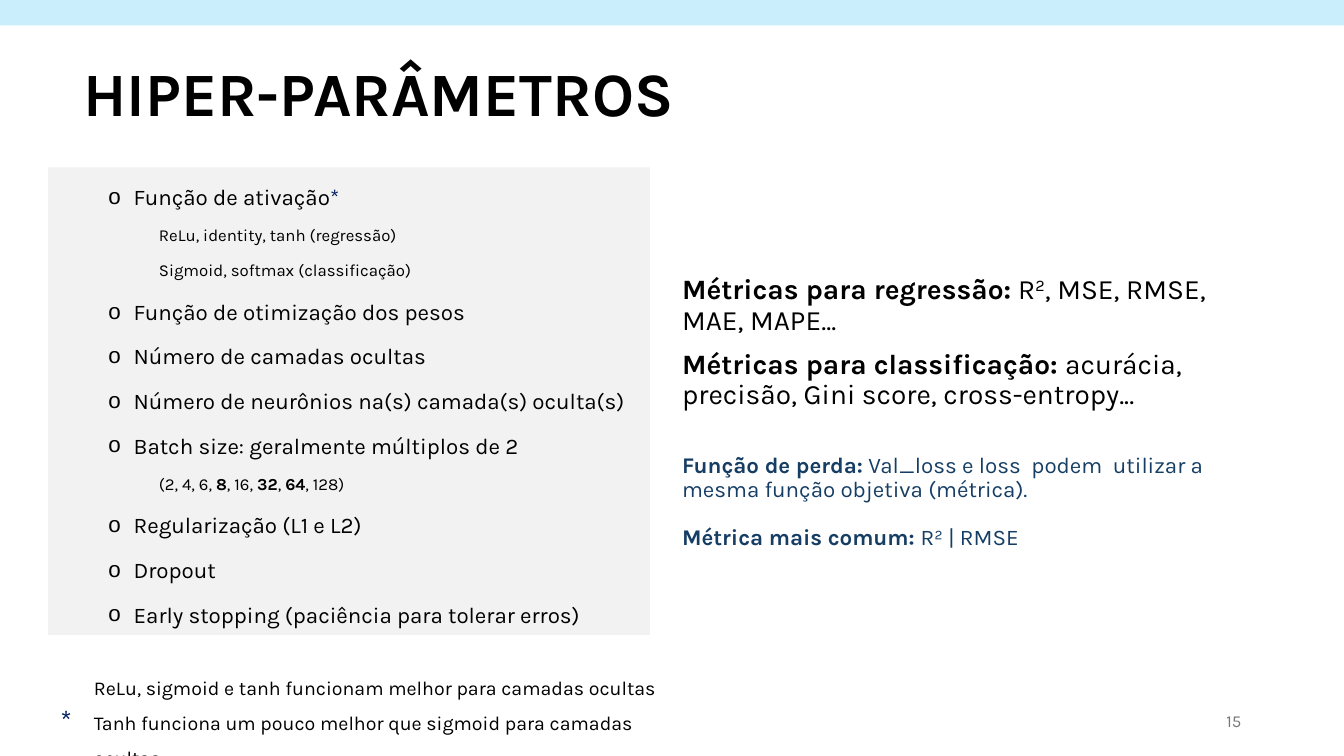
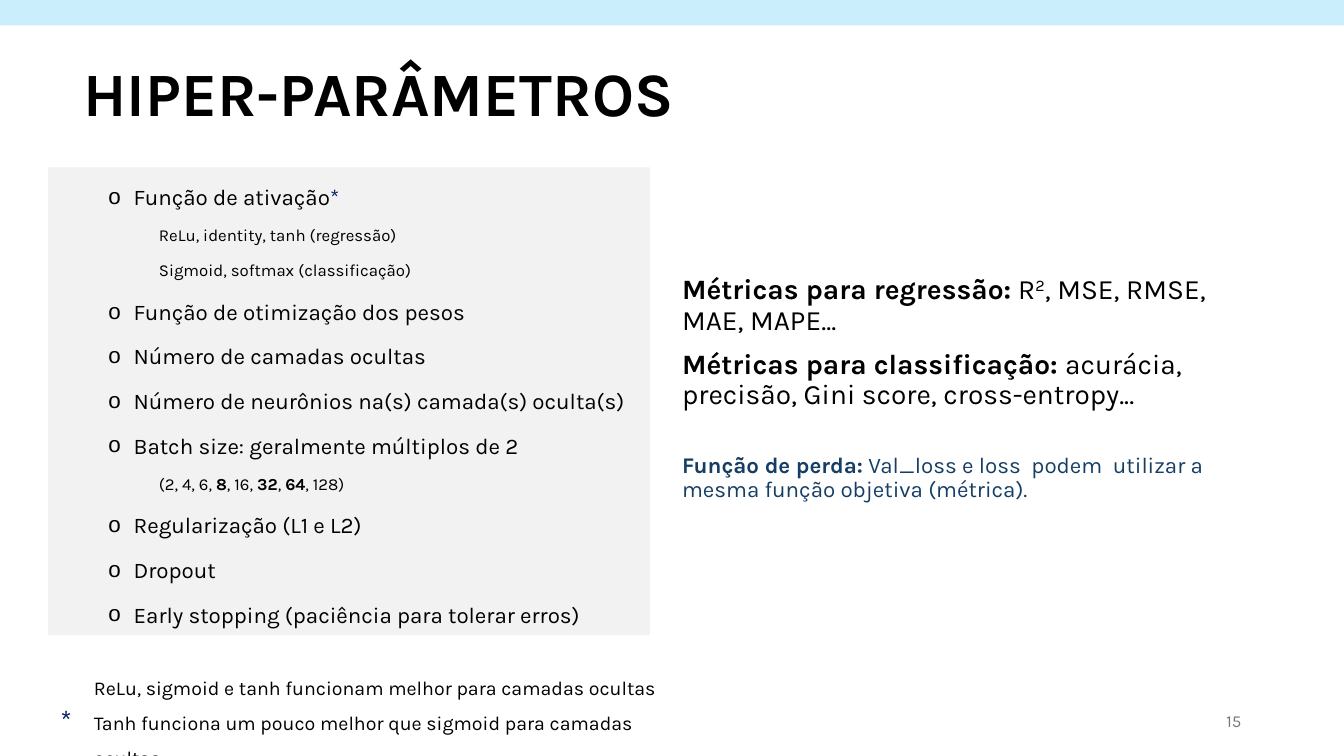
Before and after one commit to OviedoVR/ML_especializacao, a slide deck: slide 15 of assets/MachineLearning_RedesNeurais.pptx. Drawn at 1344x756 pixels with LibreOffice and Linux fonts; fonts in the diff are those of the drawing. Boxes give left, top, right and bottom in pixels: in the first picture for what was removed or moved away, otherwise in the second. Text is boxed around its words. In the diff, an @@ line names an element or a change of style, - is before the commit and + after.

```diff
--- a/assets/MachineLearning_RedesNeurais.pptx
+++ b/assets/MachineLearning_RedesNeurais.pptx
@@ text at [682, 457, 1203, 503]: text changed @@
-Função de perda: Val_loss e loss podem utilizar a mesma função objetiva (métrica).
-Métrica mais comum: R² | RMSE
+Função de perda: Val_loss e loss podem utilizar a mesma função objetiva (métrica).
```
Also in this commit, not shown: 1 other slide changed, 1 other file.
